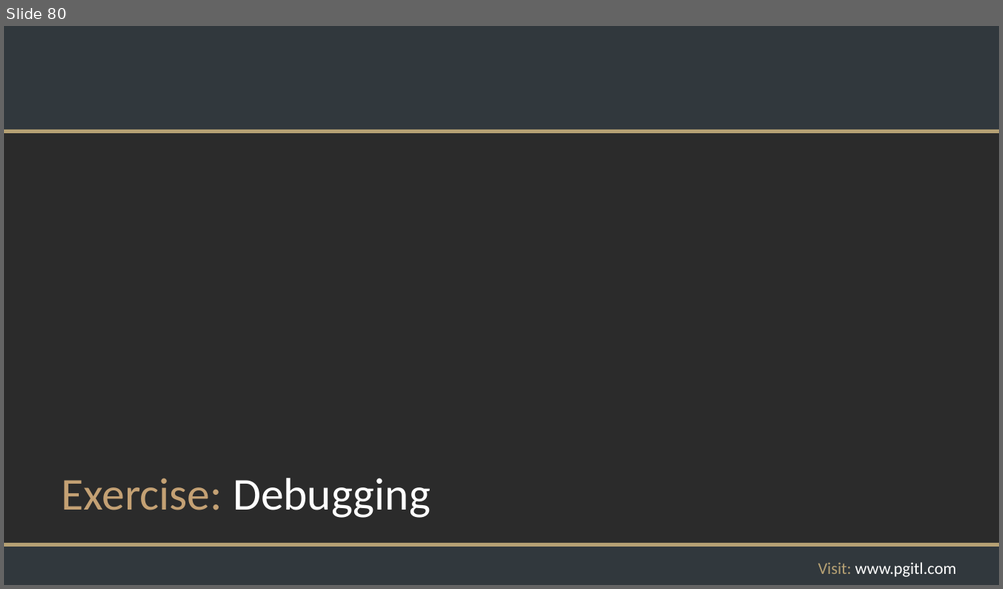
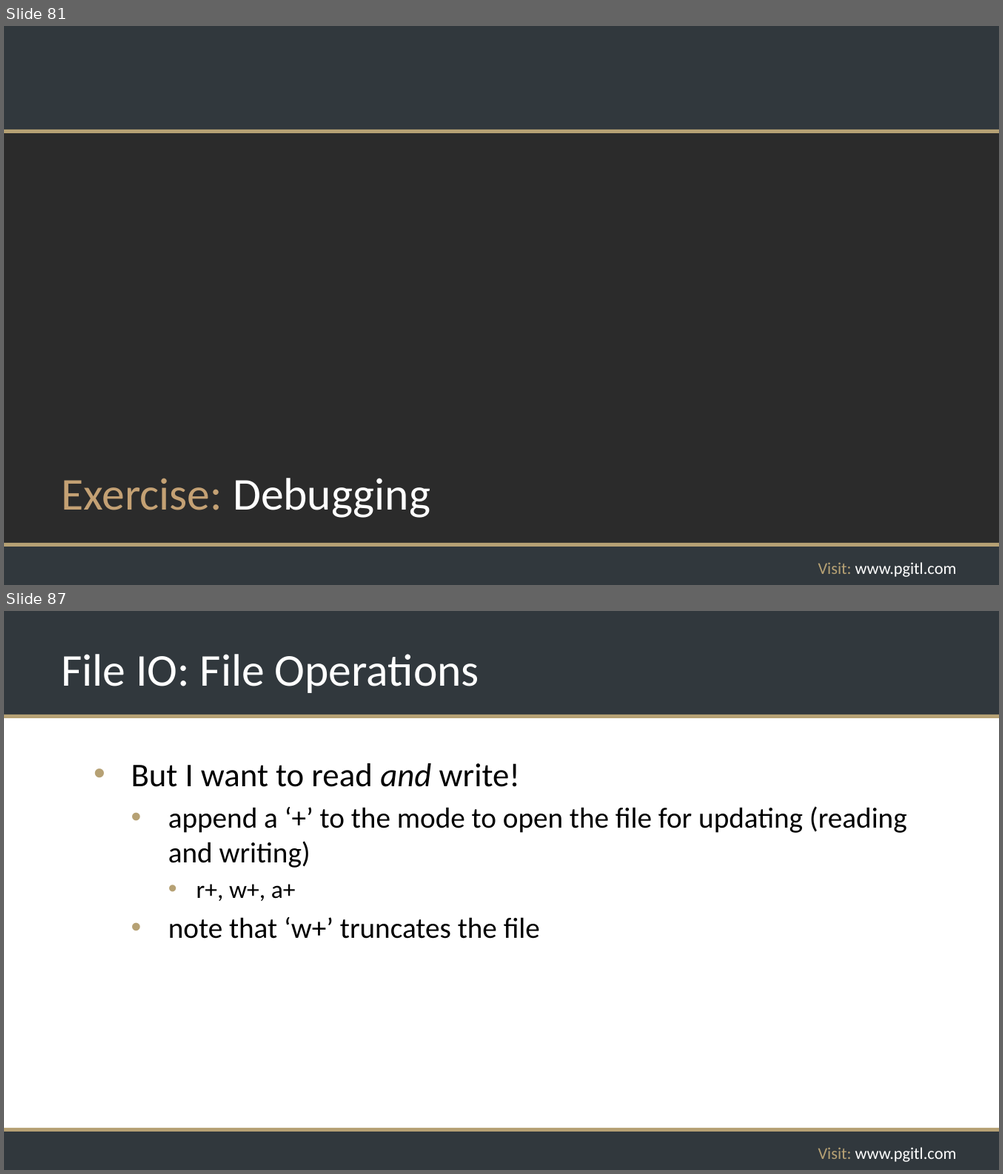
Before and after one commit to rikkouri/project-a, a slide deck: Programming Foundations.pptx. Shown one above the other, each under a label of ours: slide 80 before the commit, slides 81 and 87 after it; the slides between them are not shown. The pictures are 1003x589 and 1003x1174 pixels, drawn with LibreOffice and Linux fonts; fonts in the diff are those of the drawing; background and template pictures are left out; a plain dark background stands for a picture behind light text. Boxes give left, top, right and bottom in pixels: in the first picture for what was removed or moved away, otherwise in the second. Text is boxed around its words. In the diff, an @@ line names an element or a change of style, - is before the commit and + after.

Commit message:
File IO Paths and File Operations slides

```diff
--- a/Programming Foundations.pptx
+++ b/Programming Foundations.pptx
@@ slide 87 added at <box>4,611,999,1170</box>, background #FFFFFF; not listed: 5 template elements that a slide beside it also shows @@
@@ title added at <box>61,654,479,693</box>, 44 pt, text #FFFFFF @@
+File IO: File Operations
@@ text added at <box>131,763,907,939</box>, 28 pt, text #000000 @@
+• But I want to read and write!
+  • append a ‘+’ to the mode to open the file for updating (reading and writing)
+    • r+, w+, a+
+  • note that ‘w+’ truncates the file
@@ what was slide 80 is now slide 81 @@
```
Also in this commit, not shown: 10 other slides added.
